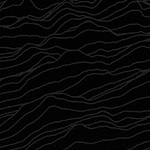
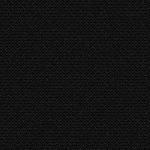
Layer changes from the first 150×150 image to the second:
added layer "Ebene 14" (80%) above "Ebene 13" over (x1=0, y1=0, x2=150, y2=150)
"Rechteck 1": opacity 85% → 100% over (x1=0, y1=0, x2=150, y2=150)
